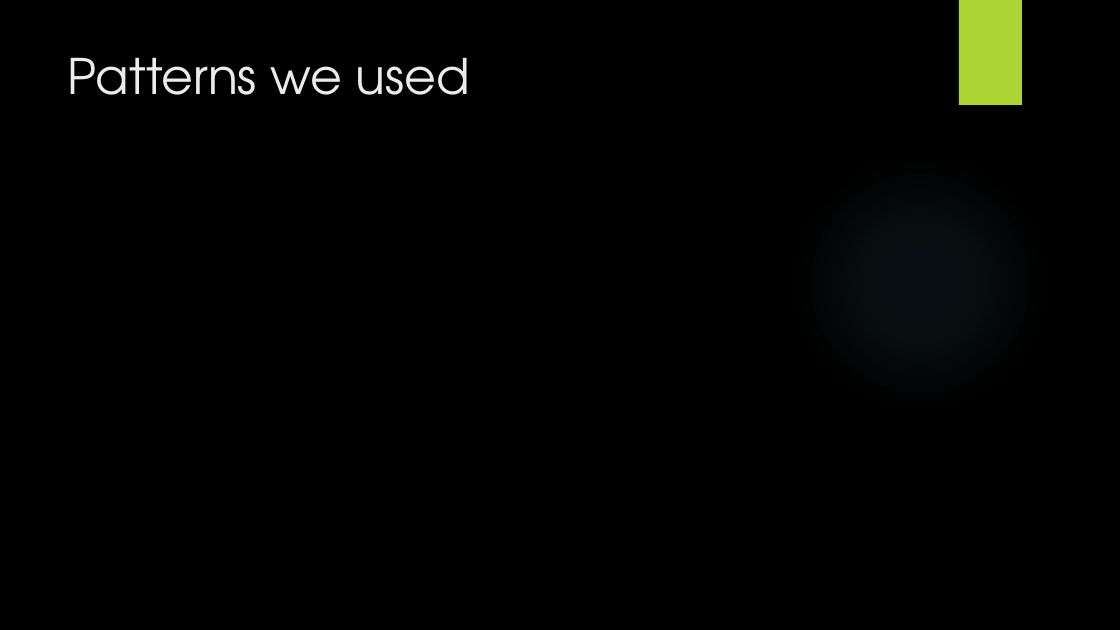
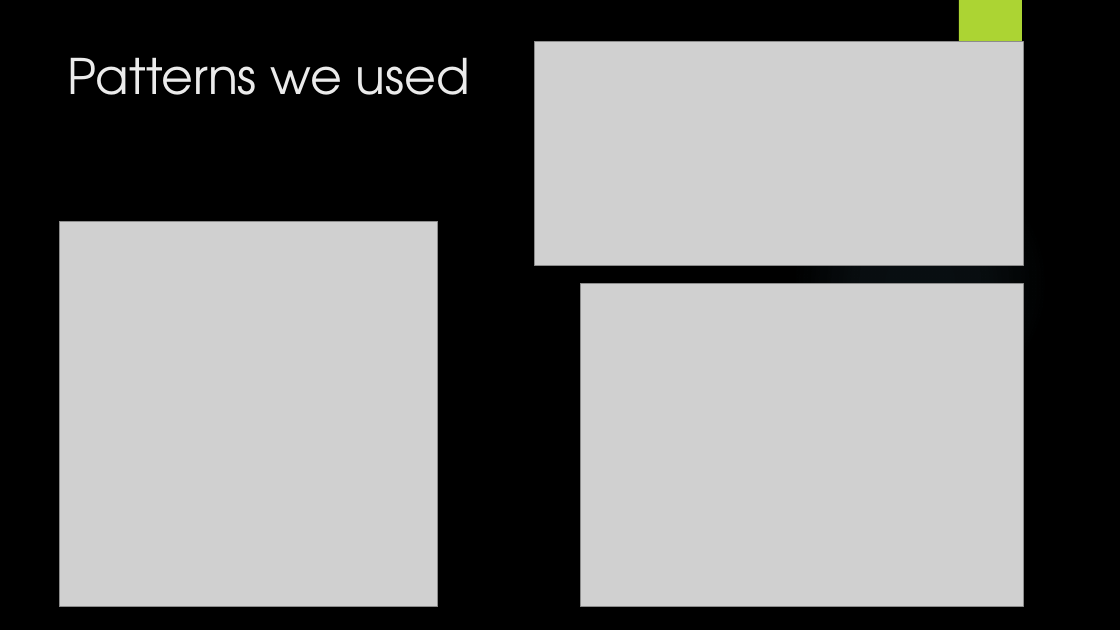
Before and after one commit to Ali229/OOD-Project, a slide deck: slide 5 of Documentation/OOP_Presentation.pptx (slide 4 before the commit). Drawn at 1120x630 pixels with LibreOffice and Linux fonts; fonts in the diff are those of the drawing; grey boxes stand for pictures; background and template pictures are left out. Boxes give left, top, right and bottom in pixels: in the first picture for what was removed or moved away, otherwise in the second. Text is boxed around its words. In the diff, an @@ line names an element or a change of style, - is before the commit and + after.

Commit message:
Added patterns to presentation

```diff
--- a/Documentation/OOP_Presentation.pptx
+++ b/Documentation/OOP_Presentation.pptx
@@ picture added at box(534, 42, 1023, 266) @@
@@ picture added at box(60, 221, 438, 607) @@
@@ picture added at box(581, 284, 1023, 607) @@
```
Also in this commit, not shown: 1 slide added, 3 other files.
